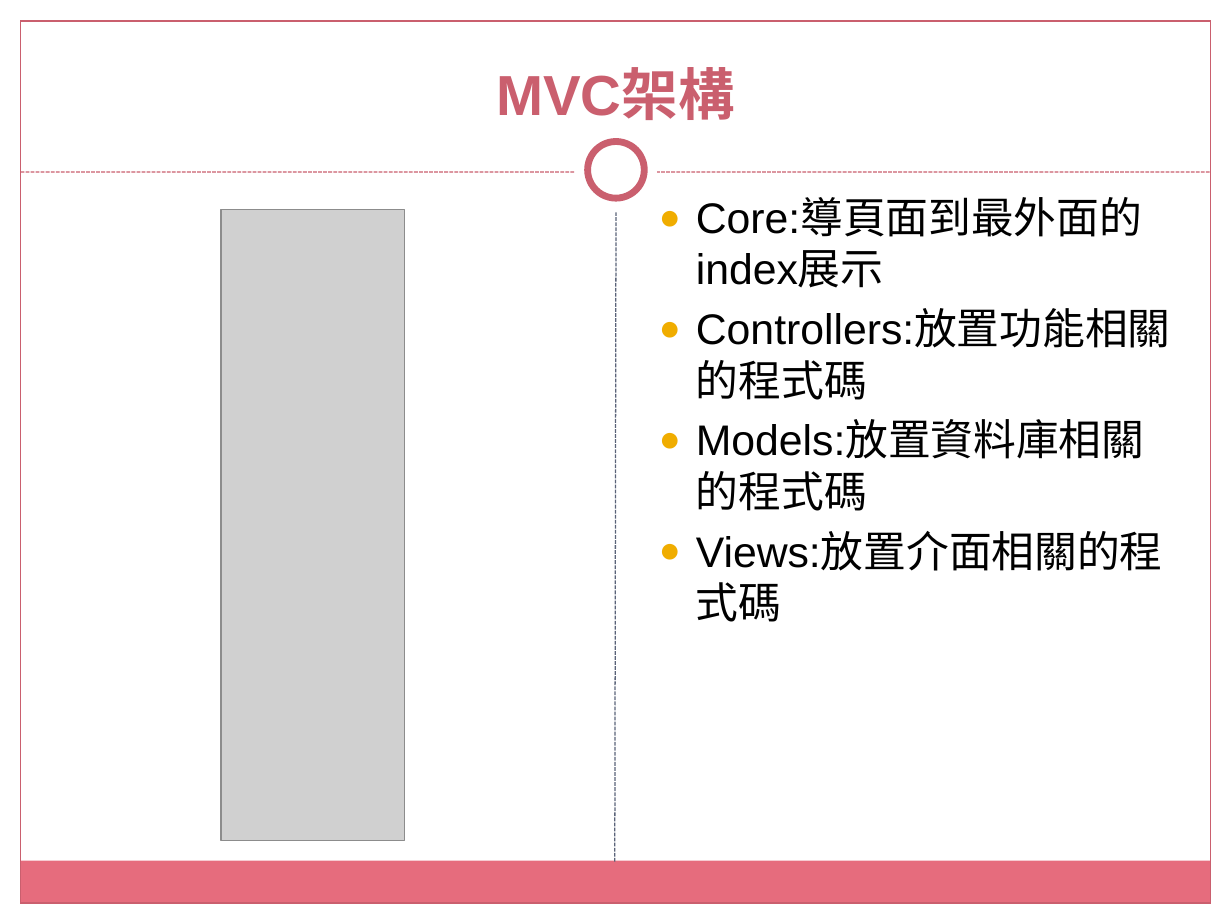
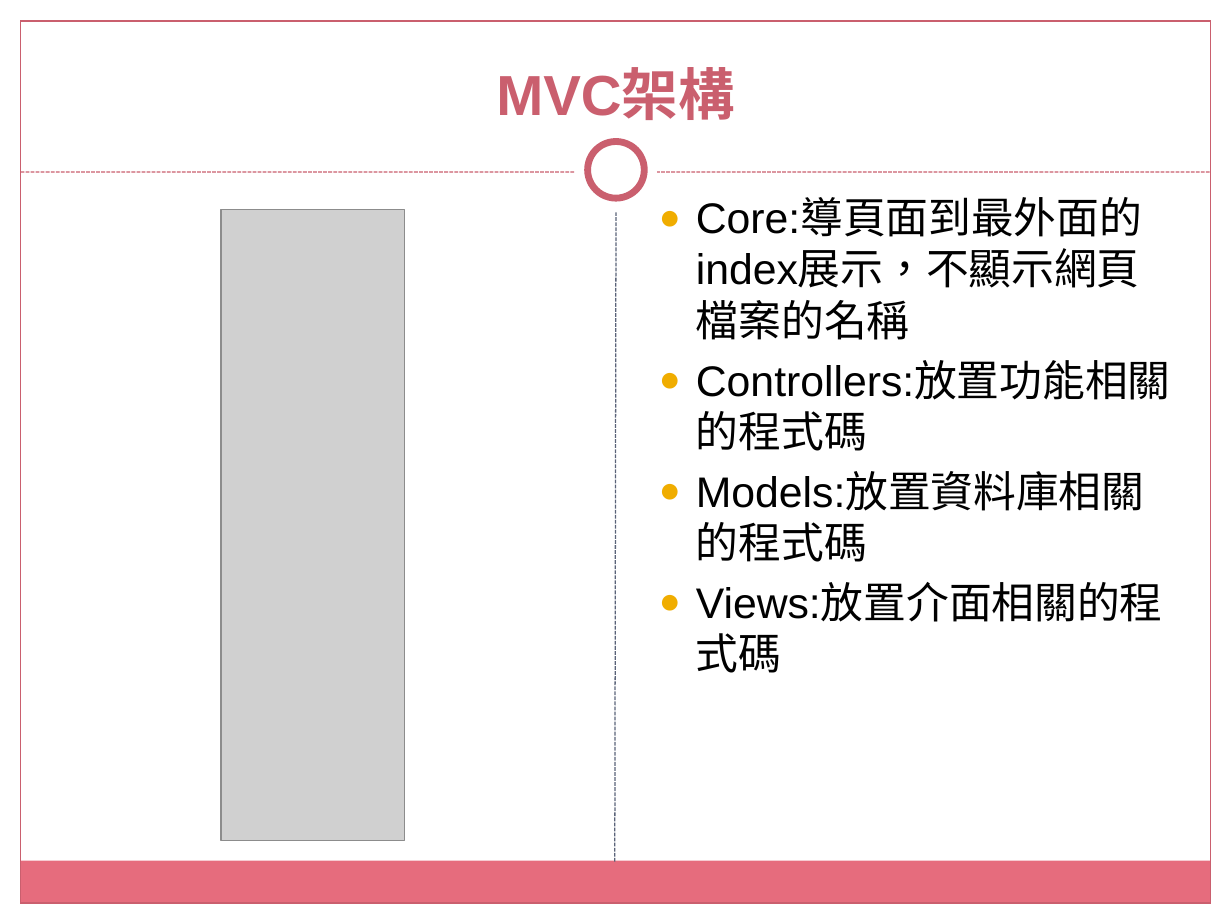
Before and after one commit to tsouleona/gitLab, a slide deck: slide 3 of small_project/data_project/沅淯駿營造有限公司.pptx. Drawn at 1232x924 pixels with LibreOffice and Linux fonts; fonts in the diff are those of the drawing; grey boxes stand for pictures; background and template pictures are left out. Boxes give left, top, right and bottom in pixels: in the first picture for what was removed or moved away, otherwise in the second. Text is boxed around its words. In the diff, an @@ line names an element or a change of style, - is before the commit and + after.

Commit message:
0725

```diff
--- a/small_project/data_project/沅淯駿營造有限公司.pptx
+++ b/small_project/data_project/沅淯駿營造有限公司.pptx
@@ text at [696, 199, 1142, 340]: text changed @@
-● Core:導頁面到最外面的index展示
+● Core:導頁面到最外面的index展示，不顯示網頁檔案的名稱
```
